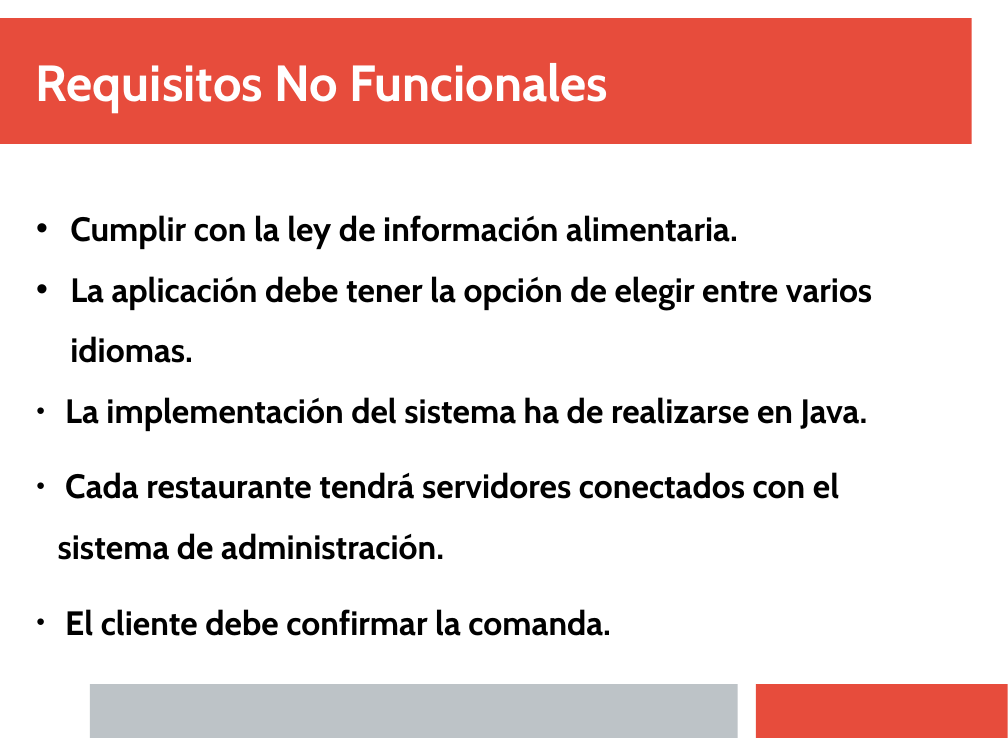
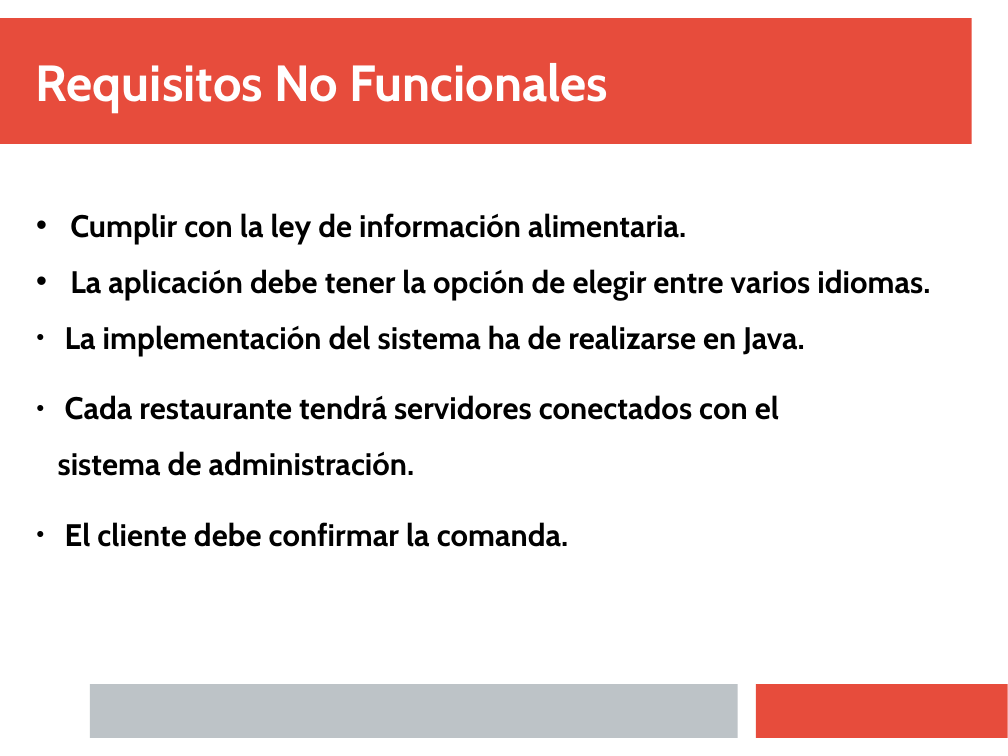
Before and after one commit to Juanba1998/APP-Restaurante, a slide deck: slide 11 of Material/Presentación/Presentacion Final.pptx. Drawn at 1008x756 pixels with LibreOffice and Linux fonts; fonts in the diff are those of the drawing. Boxes give left, top, right and bottom in pixels: in the first picture for what was removed or moved away, otherwise in the second. Text is boxed around its words. In the diff, an @@ line names an element or a change of style, - is before the commit and + after.

Commit message:
Are

```diff
--- a/Material/Presentación/Presentacion Final.pptx
+++ b/Material/Presentación/Presentacion Final.pptx
@@ text "Cumplir con la ley de ..." at [58,213,930,547]: size 26.6 to 24.6 pt @@
```
Also in this commit, not shown: 2 other slides changed.
